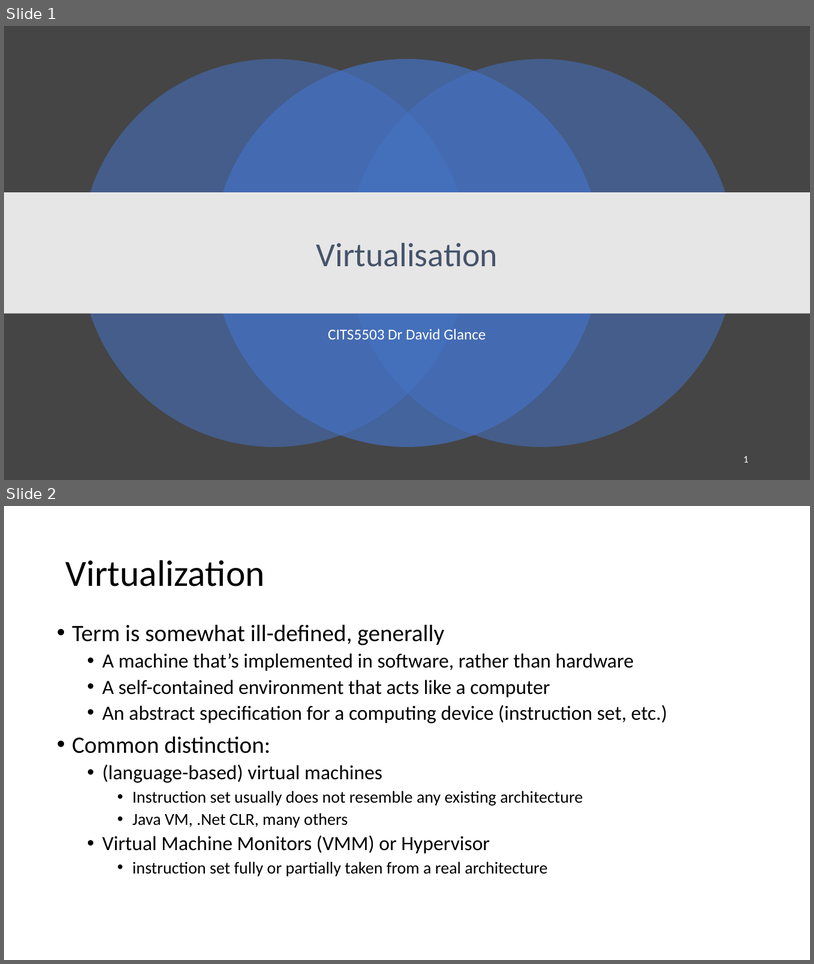
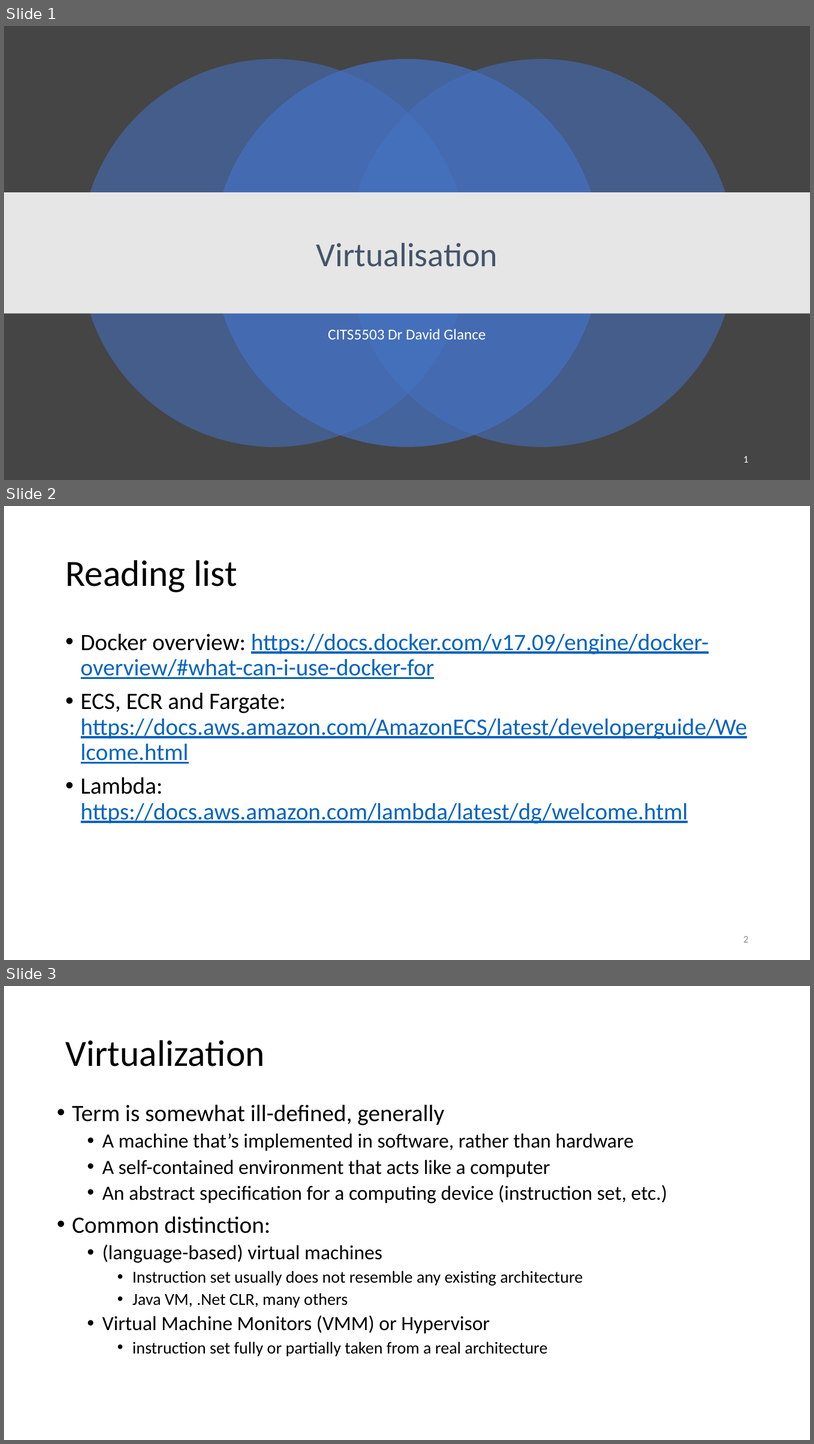
Before and after one commit to uwacsp/cits5503, a slide deck: Lectures/CITS5503Virtualisation.pptx. Shown one above the other, each under a label of ours: slides 1 and 2 before the commit, slides 1, 2 and 3 after it. The pictures are 814x964 and 814x1444 pixels, drawn with LibreOffice and Linux fonts; fonts in the diff are those of the drawing. Boxes give left, top, right and bottom in pixels: in the first picture for what was removed or moved away, otherwise in the second. Text is boxed around its words. In the diff, an @@ line names an element or a change of style, - is before the commit and + after.

```diff
--- a/Lectures/CITS5503Virtualisation.pptx
+++ b/Lectures/CITS5503Virtualisation.pptx
@@ slide 2 added at (x1=4, y1=506, x2=810, y2=960), background #FFFFFF @@
@@ title added at (x1=65, y1=560, x2=237, y2=592), 44 pt, text #000000 @@
+Reading list
@@ text added at (x1=81, y1=633, x2=747, y2=823), 28 pt, text #0563C1, underline @@
+• Docker overview: https://docs.docker.com/v17.09/engine/docker-overview/#what-can-i-use-docker-for
+• ECS, ECR and Fargate: https://docs.aws.amazon.com/AmazonECS/latest/developerguide/Welcome.html
+• Lambda: https://docs.aws.amazon.com/lambda/latest/dg/welcome.html
@@ page number added at (x1=744, y1=936, x2=749, y2=942), 12 pt, text #8C8C8C @@
+2
@@ what was slide 2 is now slide 3 @@
```
Also in this commit, not shown: 1 slide changed, 20 other slides added, 1 slide removed, 4 other files.
